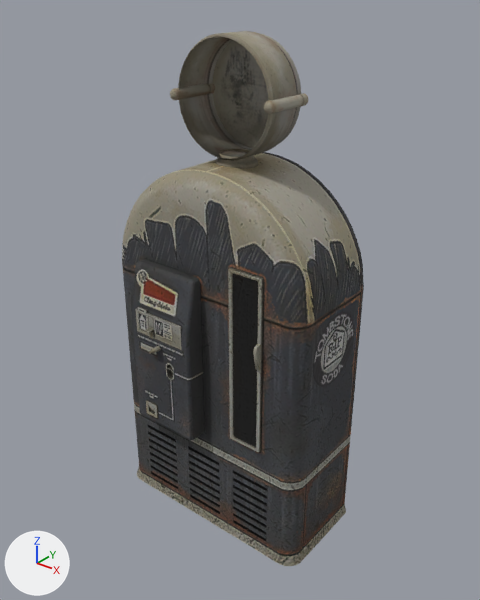
One commit to the Blender file Skylib/assets_zm/units/pd2_mod_zombies/equipment/zom_perk_machine/zm_perk_machine_tombstone/tombstone.blend: the scene before it, then after it.
Before and after are seen from a 50 mm camera at (2.19, -2.74, 3.1) aimed at (0.05, -0.08, 1.45). Lighting does not change. The marker at lower left points along +X, +Y and +Z.

In view in the first picture: 'g_body', 'g_glass', 'g_sign_body'.
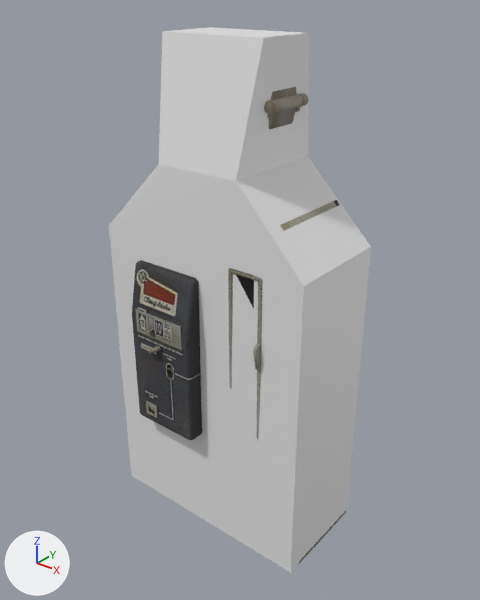
Where the newer file only moved an object's origin or applied its transform, the numbers keep the older frame.

Edits to the scene script, one JSON object a line:
```json
{"op": "add", "block": "me_c_mesh", "code": ["me_c_mesh = bpy.data.meshes.new('c_mesh')", "me_c_mesh.from_pydata([(-0.66, -0.38, 0.0), (-0.66, -0.38, 1.82), (-0.66, 0.26, 0.0), (-0.66, 0.26, 1.82), (0.68, -0.38, 0.0), (0.68, -0.38, 1.82), (0.68, 0.26, 0.0), (0.68, 0.26, 1.82), (-0.25, -0.36, 2.24), (-0.25, 0.25, 2.24), (0.26, 0.25, 2.24), (0.26, -0.36, 2.24), (-0.3, -0.24, 2.87), (-0.3, 0.12, 2.87), (0.32, 0.12, 2.87), (0.32, -0.24, 2.87)], [], [(0, 1, 3, 2), (5, 11, 8, 1, 0, 4), (6, 7, 5, 4), (2, 6, 4, 0), (3, 1, 8, 9), (11, 10, 14, 15), (5, 7, 10, 11), (14, 13, 12, 15), (9, 8, 12, 13), (8, 11, 15, 12), (10, 9, 13, 14), (3, 9, 10, 7, 6, 2)])"]}
{"op": "remove", "block": "ob_g_sign_on", "code": "ob_g_sign_on.hide_set(True)"}
{"op": "add", "block": "ob_c_mesh", "code": ["ob_c_mesh = bpy.data.objects.new('c_mesh', me_c_mesh)", "ob_c_mesh.parent = ob_rp_root", "ob_c_mesh.location = (0.0, 0.0, 0.0)"]}
{"op": "add", "block": "ob_rp_root", "code": ["ob_rp_root = bpy.data.objects.new('rp_root', None)", "ob_rp_root.location = (0.0, 0.0, 0.0)"]}
```

Pixel boxes [x1, y1, x2, y2] of what changed, in the pictures (480 x 600 px):
```json
{"object": "c_mesh", "change": "added", "after": [109, 27, 371, 573]}
{"object": "g_body", "change": "unchanged, covered by the edit", "before": [122, 152, 364, 566], "after": [132, 200, 346, 563]}
{"object": "g_sign_body", "change": "unchanged, covered by the edit", "before": [170, 31, 308, 169], "after": [264, 87, 308, 130]}
{"object": "g_glass", "change": "unchanged, covered by the edit", "before": [233, 274, 258, 447], "after": [236, 275, 254, 308]}
```
